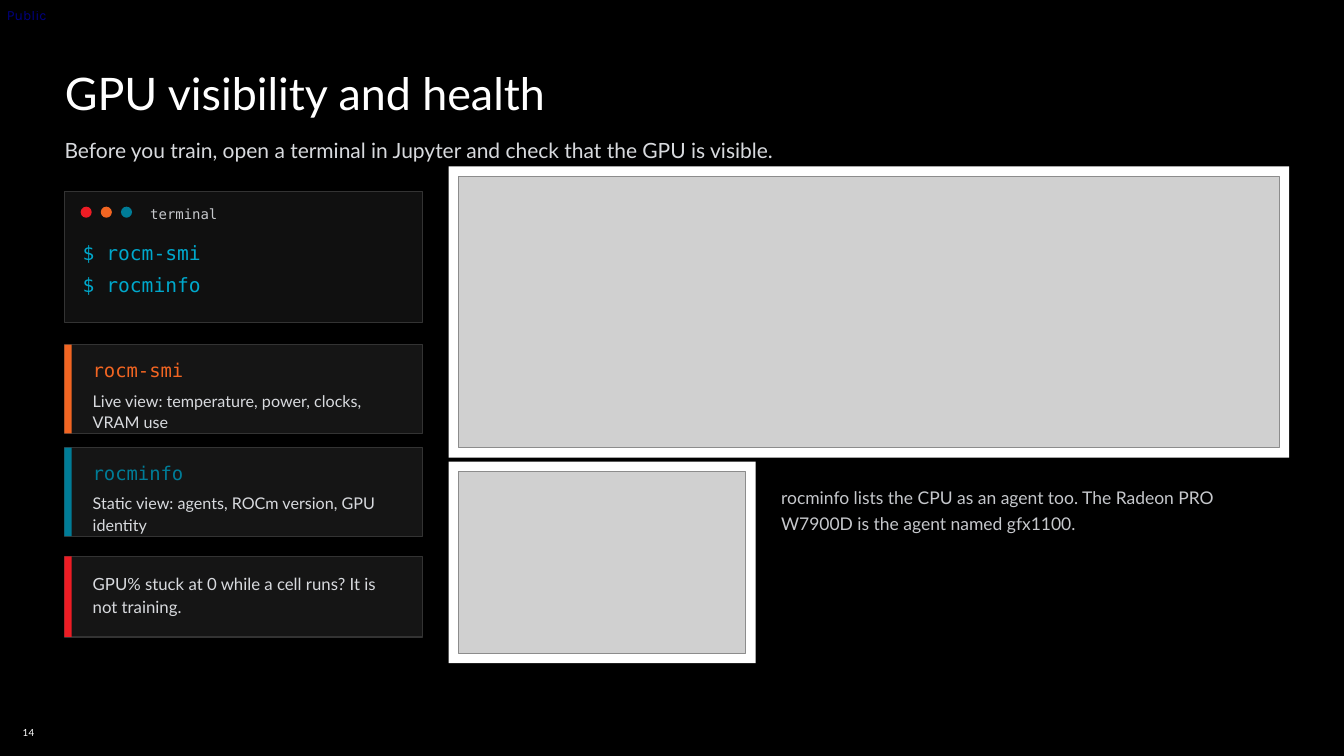
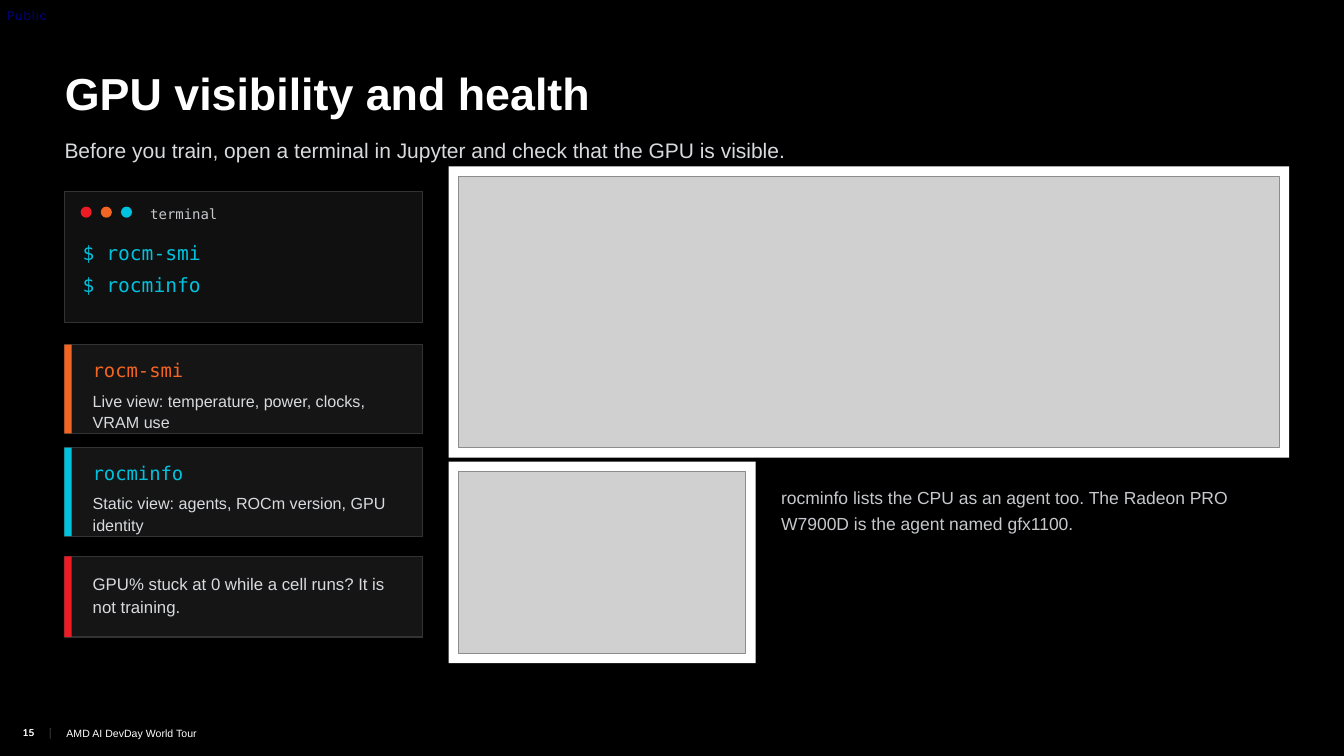
Before and after one commit to TwelveNights/Unsloth-RL-Workshop-on-Radeon, a slide deck: slide 15 of docs/AMD-Unsloth-GRPO-Fine-tuning1.pptx (slide 14 before the commit). Drawn at 1344x756 pixels with LibreOffice and Linux fonts; fonts in the diff are those of the drawing; grey boxes stand for pictures; background and template pictures are left out. Boxes give left, top, right and bottom in pixels: in the first picture for what was removed or moved away, otherwise in the second. Text is boxed around its words. In the diff, an @@ line names an element or a change of style, - is before the commit and + after.

```diff
--- a/docs/AMD-Unsloth-GRPO-Fine-tuning1.pptx
+++ b/docs/AMD-Unsloth-GRPO-Fine-tuning1.pptx
@@ title "GPU visibility and health" at (x1=65, y1=77, x2=590, y2=118): font Lato to Arial, bold on @@
@@ ellipse at (x1=121, y1=207, x2=132, y2=218): fill #007C97 to #00C2DE @@
@@ text "$ rocm-smi" at (x1=106, y1=245, x2=200, y2=293): text colour #00A8CC to #00C2DE @@
@@ rectangle at (x1=65, y1=448, x2=72, y2=536): fill #007C97 to #00C2DE @@
@@ text "rocminfo" at (x1=93, y1=465, x2=184, y2=481): text colour #007C97 to #00C2DE @@
@@ font Lato to Arial in 5 elements at (x1=65, y1=142, x2=785, y2=162), (x1=93, y1=395, x2=365, y2=428), (x1=93, y1=497, x2=386, y2=535), (x1=93, y1=578, x2=384, y2=617), (x1=781, y1=491, x2=1228, y2=534) @@
@@ page number added at (x1=21, y1=723, x2=34, y2=744), 7 pt, text #FFFFFF @@
+15
@@ page number at (x1=23, y1=729, x2=34, y2=736): text changed; font Lato to Arial @@
-14
+15
@@ text "|" at (x1=49, y1=722, x2=52, y2=744): font Lato to Arial, text colour #000000 to #FFFFFF @@
@@ text added at (x1=49, y1=722, x2=52, y2=744), 7.5 pt, text #000000 @@
+|
@@ text added at (x1=66, y1=729, x2=197, y2=739), 7.5 pt, text #FFFFFF @@
+AMD AI DevDay World Tour
```
Also in this commit, not shown: 17 other slides changed, 1 slide added, 1 other file.
